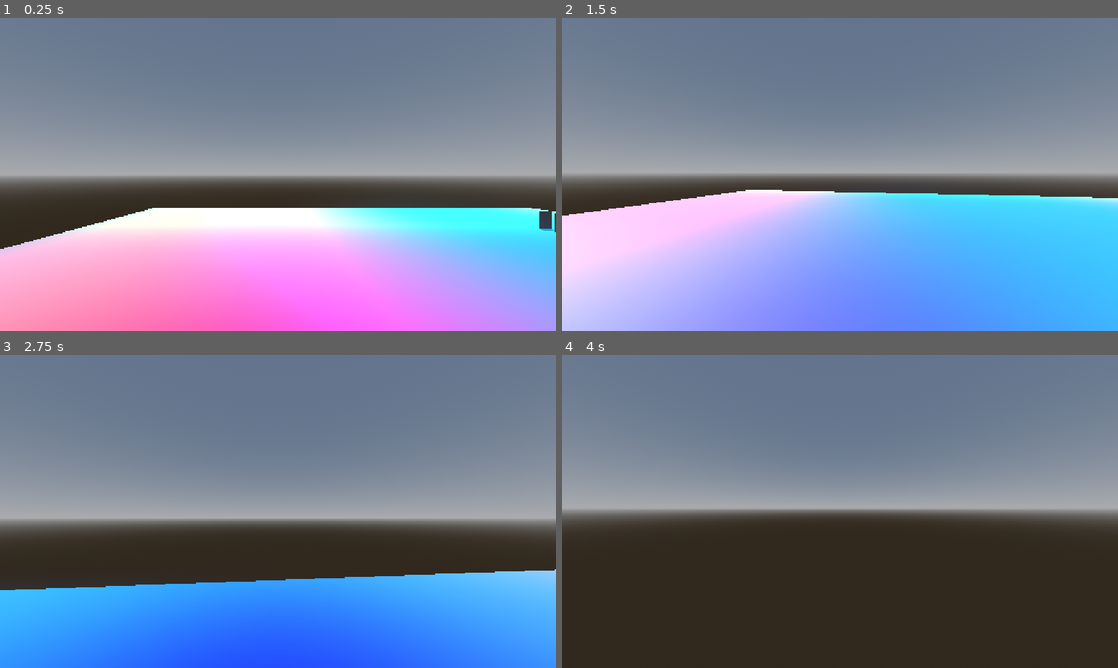
Above: before the commit, frames 1-4 (two rows, left to right).
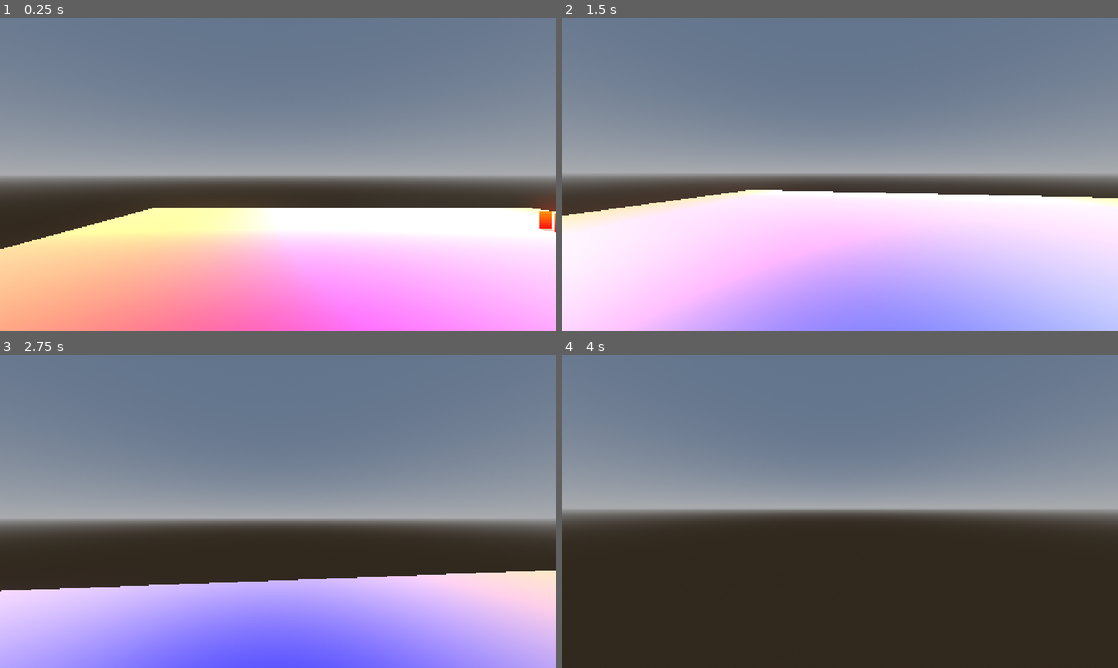
Above: after the commit, the same moments.

Repository: thapasubham/fps-controller-prototype
Game: Godot game, scene res://scenes/main.tscn
The game is run twice, just before and just after one commit, with the same random seed, the same clock (stepped at 60 frames per second) and the same inputs.
Inputs (mouse positions are in pixels of both pictures, inside the frame that each line leads up to):
- Up to frame 1 (0.25 s): no input
- Up to frame 2 (1.5 s): move the mouse to (867, 174) at 0.52 s; hold W (forward) from 0.53 s (still down); tap Space (jump) at 0.77 s; move the mouse to (812, 174) at 1.27 s
- Up to frame 3 (2.75 s): keep holding W (forward); tap Space (jump) at 1.52 s; move the mouse to (289, 505) at 2.02 s
- Up to frame 4 (4 s): keep holding W (forward); move the mouse to (834, 517) at 2.77 s; tap Space (jump) at 3.02, 3.77 s; tap Enter at 3.5 s; move the mouse to (878, 514) at 3.52 s

The runs differ from the first frame. In frame 1, 30% of the frame differs, in the area x 0-100%, y 57-100%; in frame 2, 41%, in the area x 0-100%, y 54-100%; in frame 3, 28%; in frame 4, nothing differs.

Commit message:
add material to ui bsed on world coordinate

Diff:
--- a/scenes/cylinder.tscn
+++ b/scenes/cylinder.tscn
@@ -1,6 +1,12 @@
 [gd_scene format=3 uid="uid://xp1j1piu42ov"]
 
+[ext_resource type="Shader" uid="uid://clxhw2jw8tfo6" path="res://shader/cylinder.gdshader" id="1_ukdh2"]
+
 [sub_resource type="CylinderMesh" id="CylinderMesh_64ytp"]
+
+[sub_resource type="ShaderMaterial" id="ShaderMaterial_o6xl0"]
+render_priority = 0
+shader = ExtResource("1_ukdh2")
 
 [sub_resource type="CylinderShape3D" id="CylinderShape3D_ccujg"]
 
@@ -8,6 +14,7 @@
 
 [node name="MeshInstance3D" type="MeshInstance3D" parent="." unique_id=1959390260]
 mesh = SubResource("CylinderMesh_64ytp")
+surface_material_override/0 = SubResource("ShaderMaterial_o6xl0")
 
 [node name="CollisionShape3D" type="CollisionShape3D" parent="." unique_id=1285122727]
 shape = SubResource("CylinderShape3D_ccujg")
--- a/scenes/main.tscn
+++ b/scenes/main.tscn
@@ -26,7 +26,7 @@
 resource_local_to_scene = true
 render_priority = 0
 shader = ExtResource("4_tbgi4")
-shader_parameter/tint_color = Color(0.1, 0.7, 0.9, 1)
+shader_parameter/tint_color = Color(0.9411765, 0.81960785, 0.56078434, 1)
 
 [sub_resource type="BoxShape3D" id="BoxShape3D_h2yge"]
 size = Vector3(51.53015, 0.001, 50.53235)
--- /dev/null
+++ b/shader/cylinder.gdshader
@@ -0,0 +1,13 @@
+shader_type spatial;
+
+varying vec3 world_position;
+
+void vertex() {
+	// Transform local vertex position into world space coordinates
+	world_position = (MODEL_MATRIX * vec4(VERTEX, 1.0)).xyz;
+}
+
+void fragment() {
+	// Map world X, Y, Z coordinates directly to RGB color channels
+	ALBEDO = world_position;
+}
--- a/shader/main.gdshader
+++ b/shader/main.gdshader
@@ -3,7 +3,8 @@
 uniform vec3 tint_color : source_color = vec3(0.1, 0.7, 0.9);
 
 void vertex() {
-	VERTEX.y += sin(TIME + VERTEX.x) * 0.1;
+	VERTEX.y += sin(TIME + VERTEX.x+VERTEX.z) * 0.1;
+
 }
 
 void fragment() {
Not shown, added: shader/cylinder.gdshader.uid
